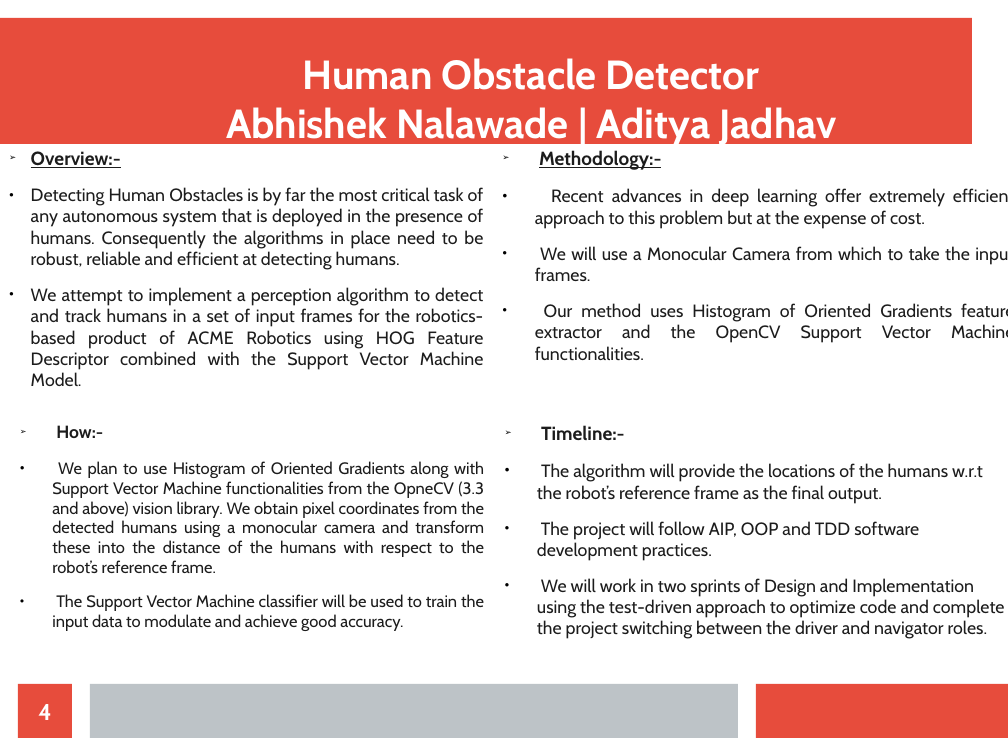
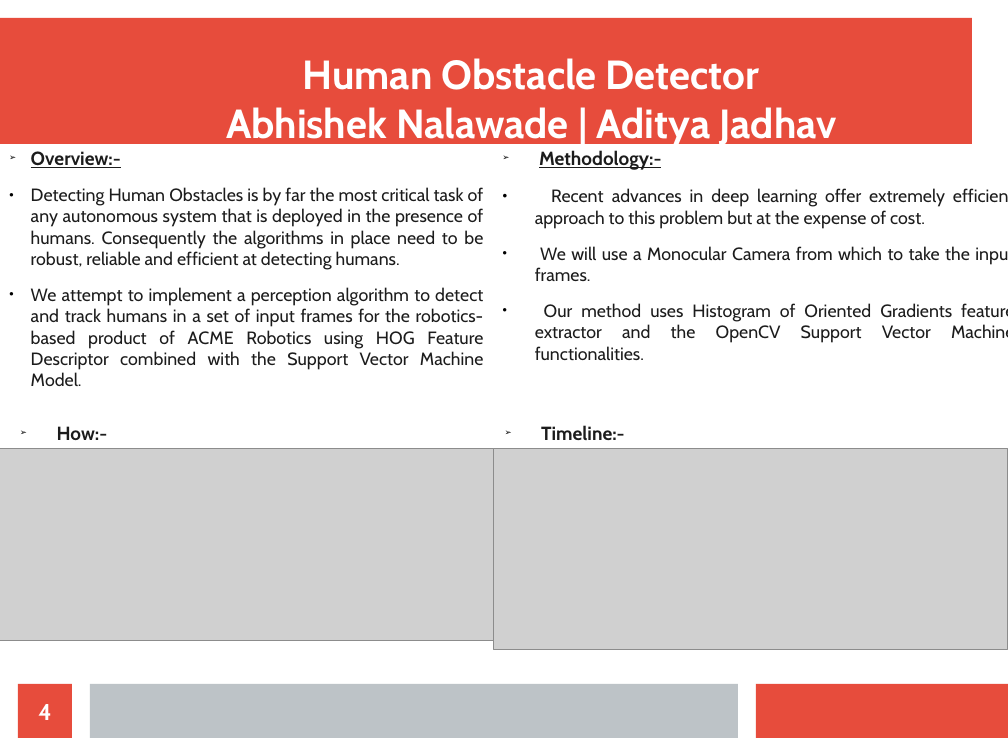
Before and after one commit to iamjadhav/Human_Obstacle_Detector, a slide deck: slide 4 of Proposal Docs/Project_Presentation.odp. Drawn at 1008x756 pixels with LibreOffice and Linux fonts; fonts in the diff are those of the drawing; grey boxes stand for pictures. Boxes give left, top, right and bottom in pixels: in the first picture for what was removed or moved away, otherwise in the second. Text is boxed around its words. In the diff, an @@ line names an element or a change of style, - is before the commit and + after.

Commit message:
1.2,1.21,1.22: Updated Class, Activity diagrams, Quad Chart, AIP Sheet and readme. Added timeline, block diagram

```diff
--- a/Proposal Docs/Project_Presentation.odp
+++ b/Proposal Docs/Project_Presentation.odp
@@ picture added at [0, 448, 494, 640] @@
@@ text "How:-" at [57, 426, 108, 440]: size 13.9 to 15 pt @@
@@ picture added at [494, 448, 1008, 649] @@
@@ text at [52, 461, 484, 631]: paragraphs removed @@
-● We plan to use Histogram of Oriented Gradients along with Support Vector Machine functionalities from the OpneCV (3.3 and above) vision library. We obtain pixel coordinates from the detected humans using a monocular camera and transform these into the distance of the humans with respect to the robot’s reference frame.
-● The Support Vector Machine classifier will be used to train the input data to modulate and achieve good accuracy.
@@ text at [537, 463, 1005, 639]: paragraphs removed @@
-● The algorithm will provide the locations of the humans w.r.t the robot’s reference frame as the final output.
-● The project will follow AIP, OOP and TDD software development practices.
-● We will work in two sprints of Design and Implementation using the test-driven approach to optimize code and complete the project switching between the driver and navigator roles.
```
Also in this commit, not shown: 7 other files.
